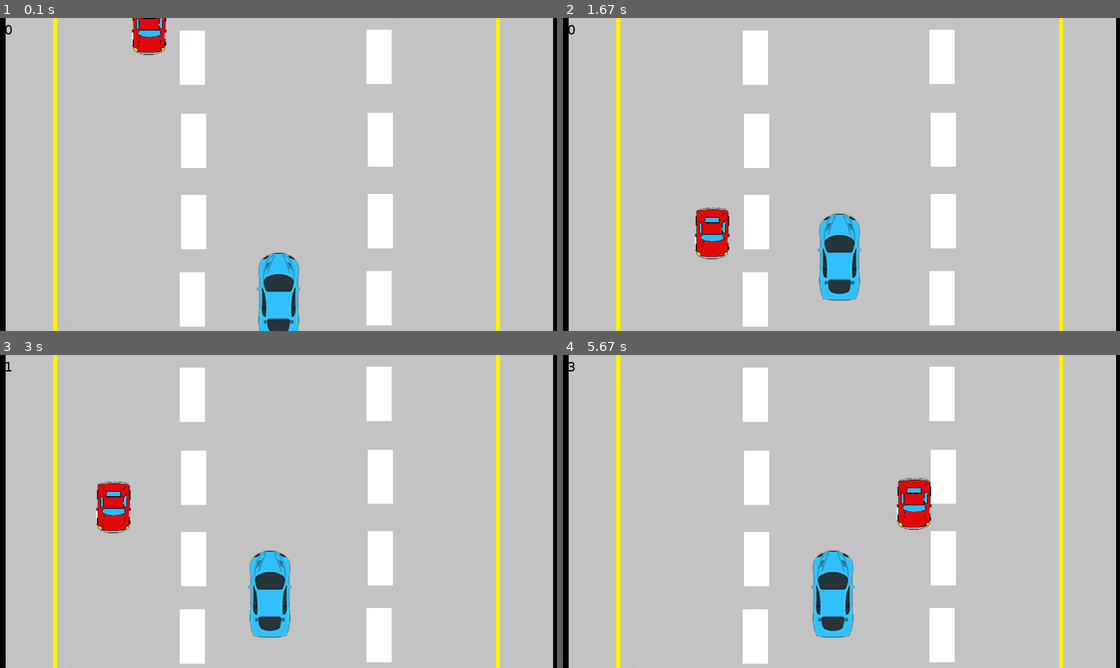
Above: before the commit, frames 1-4 (two rows, left to right).
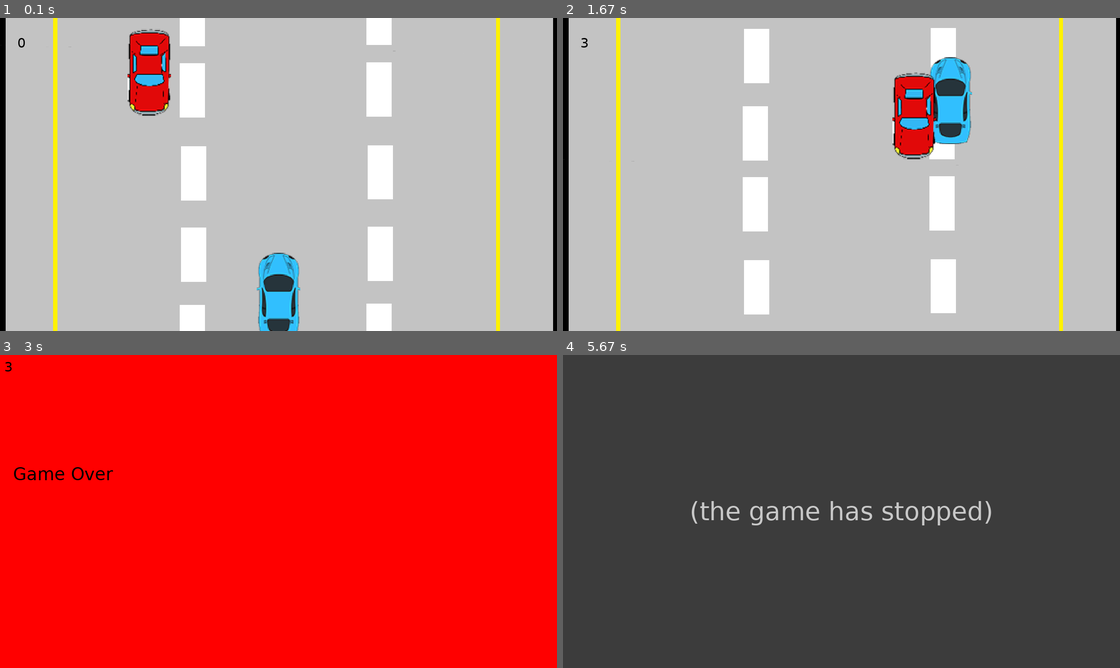
Above: after the commit, the same moments.

Repository: NotBenthe/pygame_game_design
Game: pygame game, started from pygame_tutorial.py
Same seed, same stepped clock (60 frames per second), same inputs: the game is played once before the commit and once after it.
Inputs:
- Up to frame 1 (0.1 s): no input
- Up to frame 2 (1.67 s): hold Right 0.33-0.8 s; hold Up 0.83-1.13 s; hold Left from 1.17 s (still down)
- Up to frame 3 (3 s): release Left at 1.7 s
- Up to frame 4 (5.67 s): no input

The runs differ from the first frame. In frame 1, 7.7% of the frame differs, in the area x 1-71%, y 0-100%; in frame 2, 9.1%; in frame 3, 100%, in the area x 0-100%, y 0-100%; in frame 4, 99%.
After the commit the program exited at 3.9 s; later frames show no game.

Commit message:
moving background

Diff:
--- a/pygame_tutorial.py
+++ b/pygame_tutorial.py
@@ -33,7 +33,7 @@
 # screen information
 SCREEN_WIDTH = 400
 SCREEN_HEIGHT = 600
-SPEED = 5
+SPEED = 25
 SCORE = 0
 
 # setting up fonts
@@ -54,6 +54,7 @@
 # setting the background
 background = pygame.image.load("AnimatedStreet.png")
 background = pygame.transform.scale(background, (SCREEN_WIDTH, SCREEN_HEIGHT))
+background_y = 0  # tracking vertical position
 
 # playing music
 pygame.mixer.music.load("background.wav")
@@ -73,6 +74,7 @@
         # creating rectangular hitbox
         self.rect = self.image.get_rect()
         self.rect.center = (SCREEN_WIDTH/2, SCREEN_HEIGHT-80)
+        self.mask = pygame.mask.from_surface(pygame.transform.scale(self.image, (65, 160)))
 
     def move(self):
         pressed_keys = pygame.key.get_pressed()
@@ -80,18 +82,18 @@
         # moving up/down
         if self.rect.top > 0:
             if pressed_keys[K_UP]:
-                self.rect.move_ip(0, -5)
+                self.rect.move_ip(0, -1 * SPEED)
         if self.rect.bottom < SCREEN_WIDTH:
             if pressed_keys[K_DOWN]:
-                self.rect.move_ip(0, 5)
+                self.rect.move_ip(0, SPEED)
 
         # moving left/right
         if self.rect.left > 0:
             if pressed_keys[K_LEFT]:
-                self.rect.move_ip(-5, 0)
+                self.rect.move_ip(-1 * SPEED, 0)
         if self.rect.right < SCREEN_WIDTH:
             if pressed_keys[K_RIGHT]:
-                self.rect.move_ip(5, 0)
+                self.rect.move_ip(SPEED, 0)
 
 
 # making the enemy
@@ -101,10 +103,11 @@
         super().__init__()
 
         self.image = pygame.image.load("Enemy.png")
-        self.image = pygame.transform.scale(self.image, (80, 120))
+        self.image = pygame.transform.scale(self.image, (100, 200))
 
         self.rect = self.image.get_rect()
         self.rect.center = (random.randint(40, SCREEN_WIDTH-40), 0)
+        self.mask = pygame.mask.from_surface(pygame.transform.scale(self.image, (65, 160)))
 
     def move(self):
         global SCORE
@@ -147,10 +150,17 @@
     # drawing the enemy and player
     DISPLAYSURF.fill(WHITE)
 
+    # moving the background
+    background_y += 0.5 * SPEED
+    if background_y >= SCREEN_HEIGHT:
+        background_y = 0
+
     # drqwing the background and score
-    DISPLAYSURF.blit(background, (0, 0))
+    DISPLAYSURF.blit(background, (0, background_y))
+    DISPLAYSURF.blit(background, (0, background_y - SCREEN_HEIGHT))
+
     scores = font_small.render(str(SCORE), True, BLACK)
-    DISPLAYSURF.blit(scores, (10, 10))
+    DISPLAYSURF.blit(scores, (40, 40))
 
     # drawing the entities
     for entity in all_sprites:
@@ -158,7 +168,7 @@
         entity.move()
 
     # collision
-    if pygame.sprite.spritecollideany(P1, enemies):
+    if pygame.sprite.spritecollide(P1, enemies, False, pygame.sprite.collide_mask):
         # playing crashing sound
         pygame.mixer.Sound('crash.wav').play()
         time.sleep(0.5)
